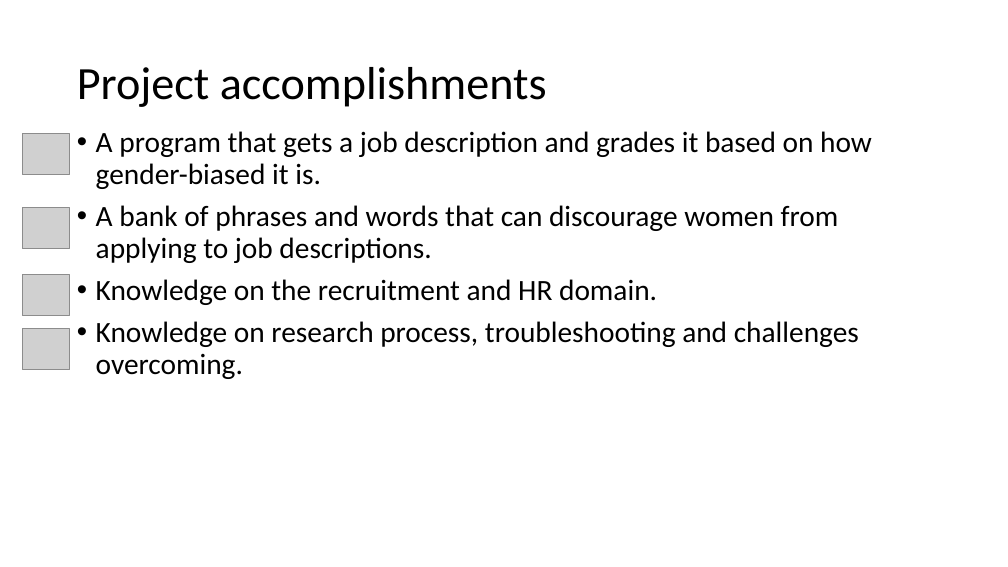
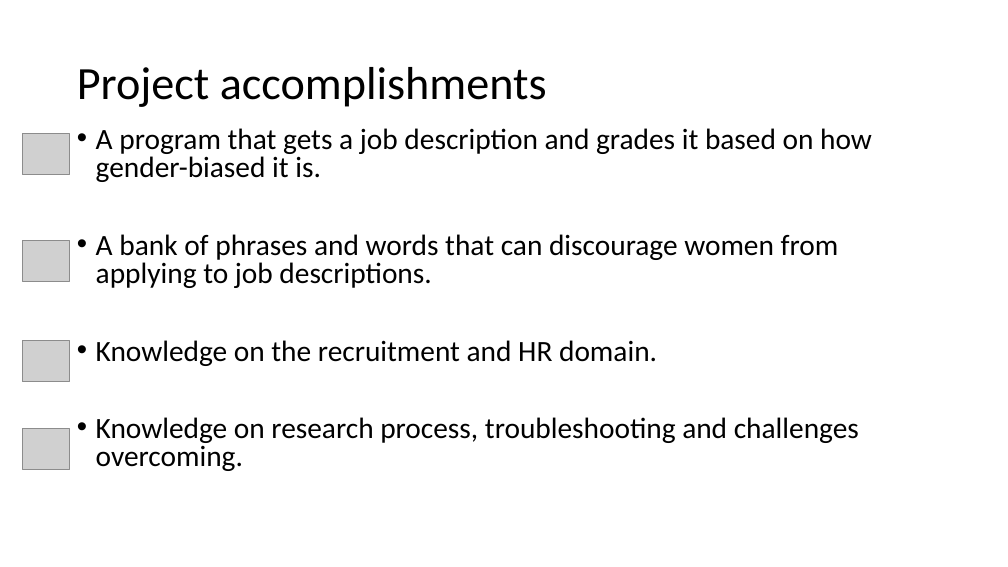
Before and after one commit to lironcohen8/Gender_Bias_in_Job_Descriptions, a slide deck: slide 13 of final presentation/Final presentation Team 5.pptx. Drawn at 1008x567 pixels with LibreOffice and Linux fonts; fonts in the diff are those of the drawing; grey boxes stand for pictures; background and template pictures are left out. Boxes give left, top, right and bottom in pixels: in the first picture for what was removed or moved away, otherwise in the second. Text is boxed around its words. In the diff, an @@ line names an element or a change of style, - is before the commit and + after.

```diff
--- a/final presentation/Final presentation Team 5.pptx
+++ b/final presentation/Final presentation Team 5.pptx
@@ text "A program that gets a ..." at [96, 128, 872, 471]: line spacing 0.9 to 0.8 @@
@@ picture: place and size @@
-picture at [22, 208, 69, 249]
+picture at [22, 240, 69, 281]
@@ picture: place and size @@
-picture at [22, 275, 69, 316]
+picture at [22, 341, 69, 382]
@@ picture: place and size @@
-picture at [22, 329, 69, 370]
+picture at [22, 429, 69, 470]
```
Also in this commit, not shown: 1 other slide changed.
